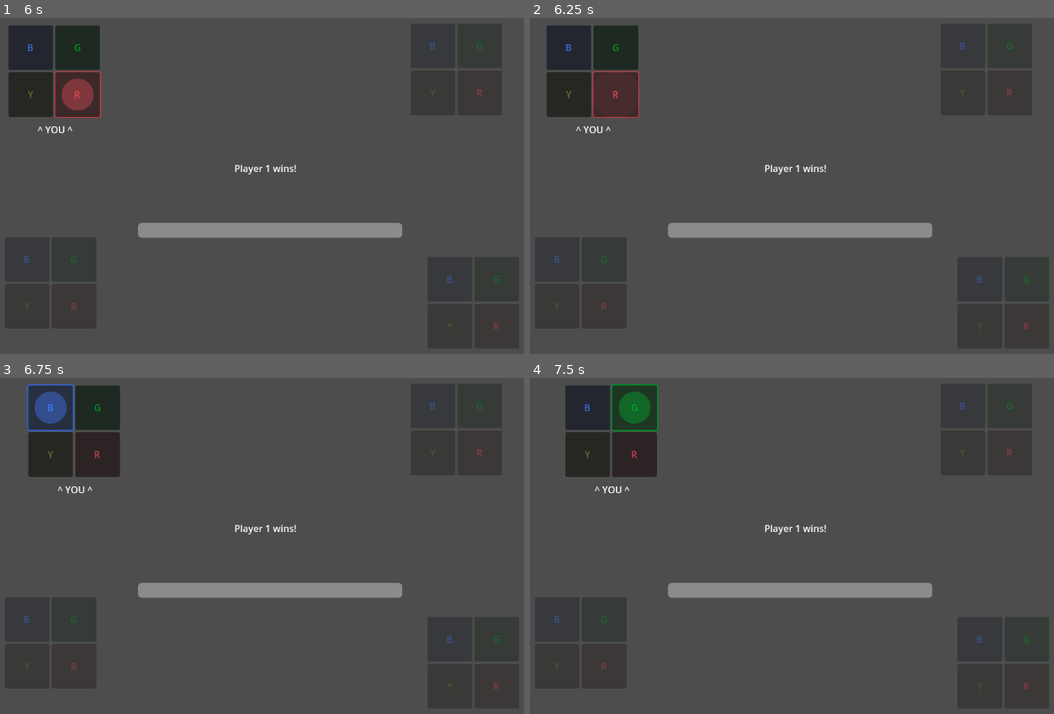
Above: before the commit, frames 1-4 (two rows, left to right).
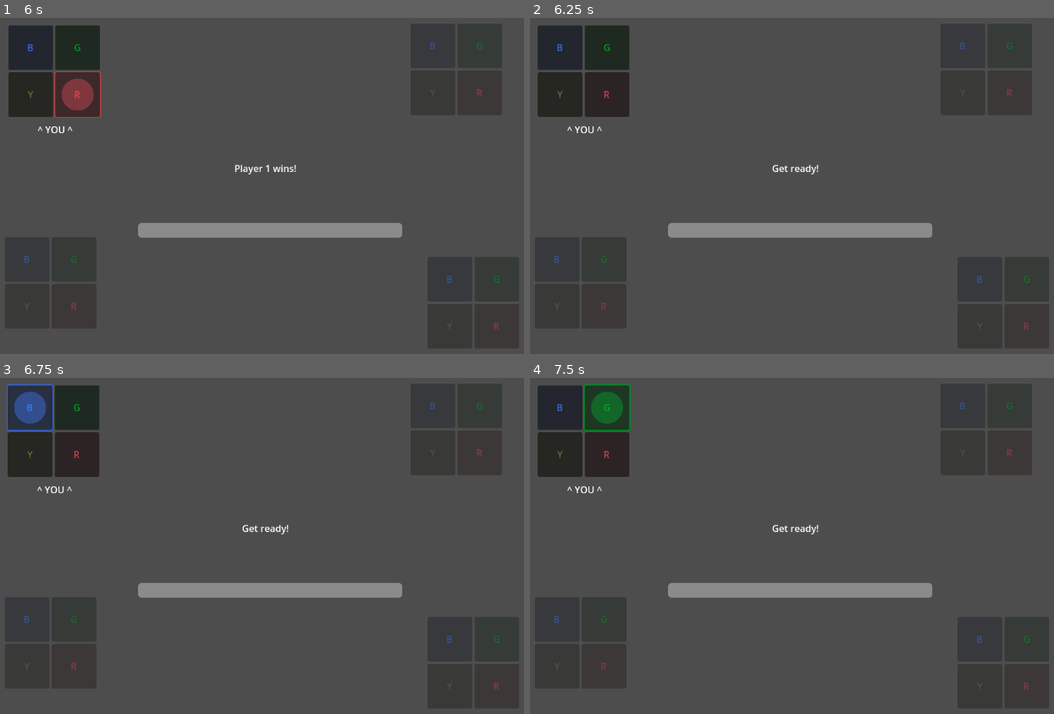
Above: after the commit, the same moments.

Repository: IwailerI/repka-simon-says
Game: Godot game, scene res://simonsays.tscn
Two runs of this game, one before a commit and one after it. Both use one fixed random seed, a clock stepped at 60 frames per second and the inputs below. This scene is started directly instead of the project's main scene.
Inputs:
- Up to frame 1 (6 s): click "B" at 0.5 s; click "G" at 1.25 s; click "Y" at 2 s; click "R" at 2.75 s; click "B" at 3.5 s; click "G" at 4.25 s; click "Y" at 5 s; click "R" at 5.75 s
- Up to frame 2 (6.25 s): no input
- Up to frame 3 (6.75 s): click "B" at 6.5 s
- Up to frame 4 (7.5 s): click "G" at 7.25 s

Frame 1 is identical in both runs. In frame 2, 2.4% of the frame differs, in the area x 1-57%, y 2-47%; in frame 3, 3.5%; in frame 4, 4.0%, in the area x 1-57%, y 1-47%.

Commit message:
add restarts

Diff:
--- a/simonsays.gd
+++ b/simonsays.gd
@@ -96,6 +96,11 @@
 	).call_deferred()
 
 
+@rpc("authority", "call_local", "reliable")
+func _reload_scene() -> void:
+	get_tree().reload_current_scene()
+
+
 func server_loop() -> void:
 	await get_tree().create_timer(3.0).timeout
 
@@ -107,6 +112,10 @@
 	else:
 		_set_text.rpc("Player %d wins!" % _players_in_game[0])
 		_declare_winner.rpc(_players_in_game[0])
+
+	await get_tree().create_timer(3.0).timeout
+
+	_reload_scene.rpc()
 
 
 func play_round() -> void:
